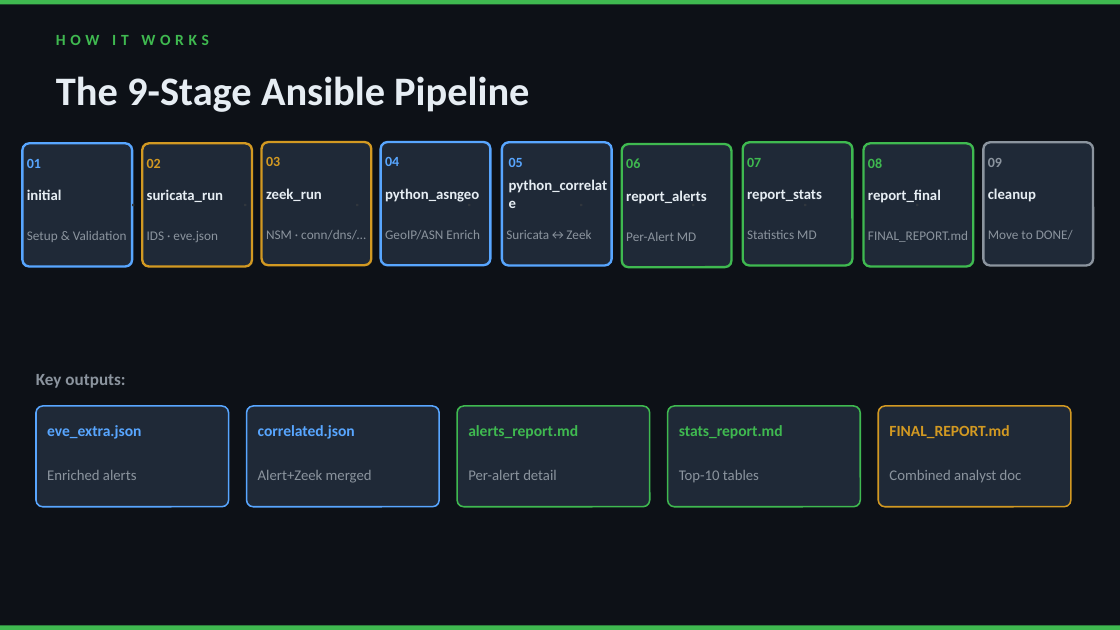
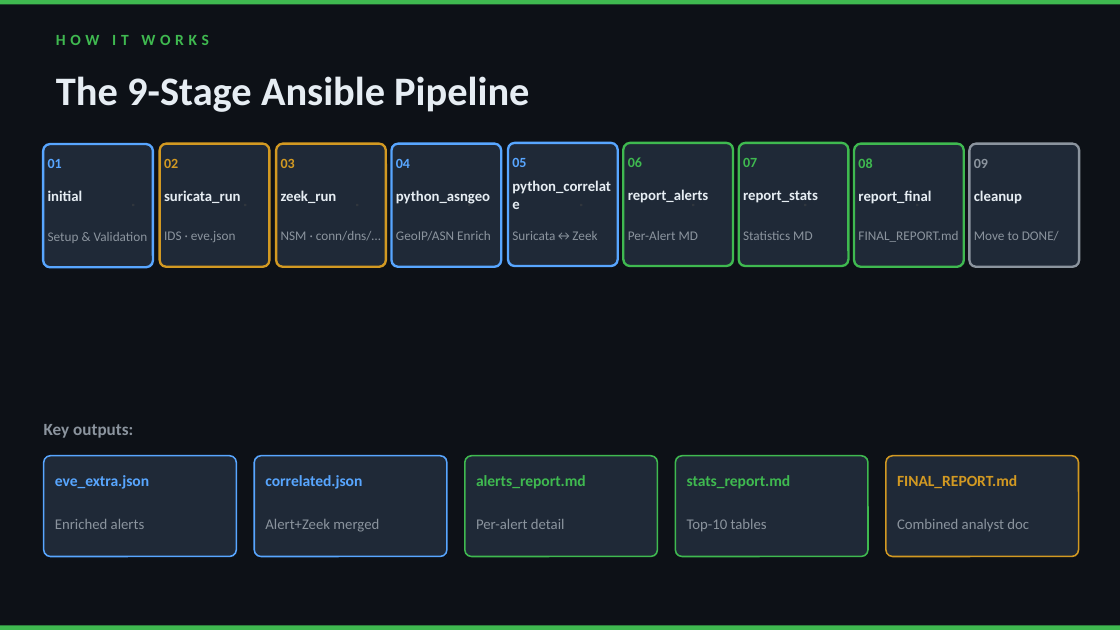
Before and after one commit to JujuJuhu/Network-Threat-Hunting-Automation, a slide deck: slide 4 of docs/PCAP_Threat_Hunt_Pipeline.pptx. Drawn at 1120x630 pixels with LibreOffice and Linux fonts; fonts in the diff are those of the drawing. Boxes give left, top, right and bottom in pixels: in the first picture for what was removed or moved away, otherwise in the second. Text is boxed around its words. In the diff, an @@ line names an element or a change of style, - is before the commit and + after.

```diff
--- a/docs/PCAP_Threat_Hunt_Pipeline.pptx
+++ b/docs/PCAP_Threat_Hunt_Pipeline.pptx
@@ 6 texts, 2 rounded rectangles moved together from (x1=22, y1=143, x2=252, y2=267) to (x1=44, y1=143, x2=270, y2=268) @@
@@ 3 texts, 1 rounded rectangle moved together from (x1=262, y1=142, x2=372, y2=265) to (x1=277, y1=143, x2=386, y2=267) @@
@@ 3 texts, 1 rounded rectangle moved together from (x1=381, y1=142, x2=491, y2=265) to (x1=392, y1=143, x2=502, y2=267) @@
@@ rounded rectangle moved from (x1=502, y1=142, x2=612, y2=265) to (x1=508, y1=143, x2=618, y2=267) @@
@@ 3 texts, 1 rounded rectangle moved together from (x1=743, y1=142, x2=852, y2=265) to (x1=739, y1=143, x2=849, y2=267) @@
@@ 3 texts, 1 rounded rectangle moved together from (x1=864, y1=143, x2=973, y2=267) to (x1=855, y1=143, x2=964, y2=267) @@
@@ 3 texts, 1 rounded rectangle moved together from (x1=983, y1=142, x2=1093, y2=265) to (x1=970, y1=143, x2=1080, y2=267) @@
@@ text "Suricata↔Zeek" moved from (x1=506, y1=230, x2=591, y2=239) to (x1=512, y1=231, x2=597, y2=240) @@
@@ 2 texts, 1 rounded rectangle moved together from (x1=258, y1=405, x2=860, y2=506) to (x1=265, y1=456, x2=868, y2=557) @@
@@ 9 texts, 4 rounded rectangles moved together from (x1=36, y1=374, x2=1071, y2=506) to (x1=44, y1=424, x2=1079, y2=557) @@
```
Also in this commit, not shown: 4 slides added.
